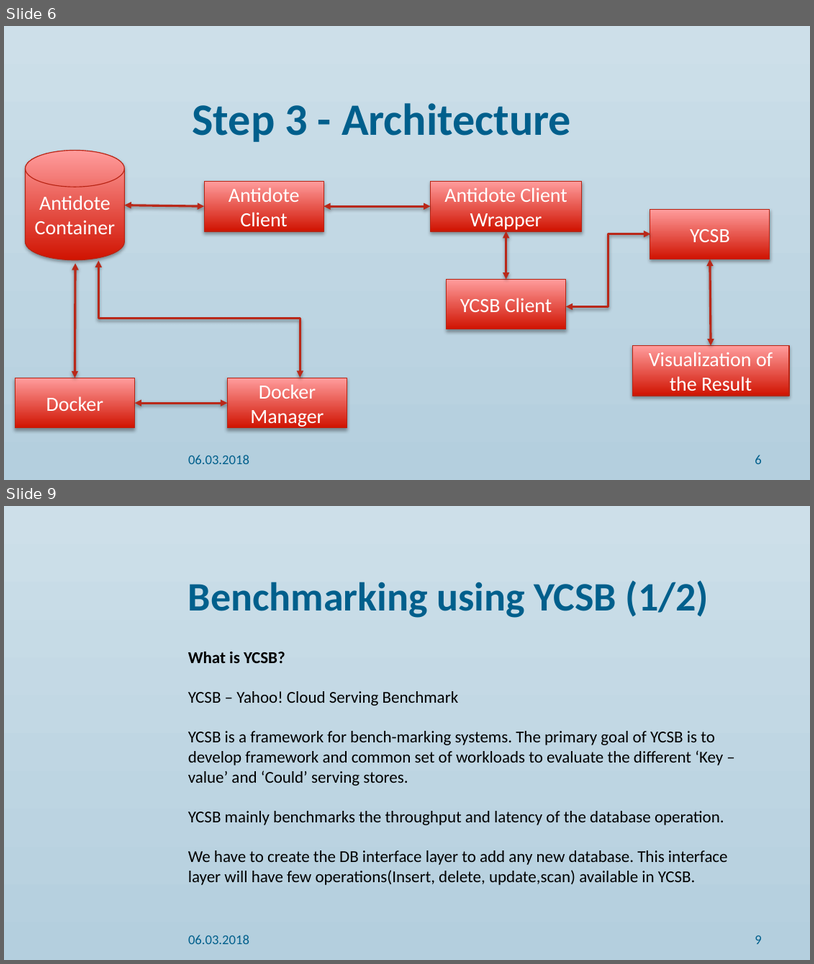
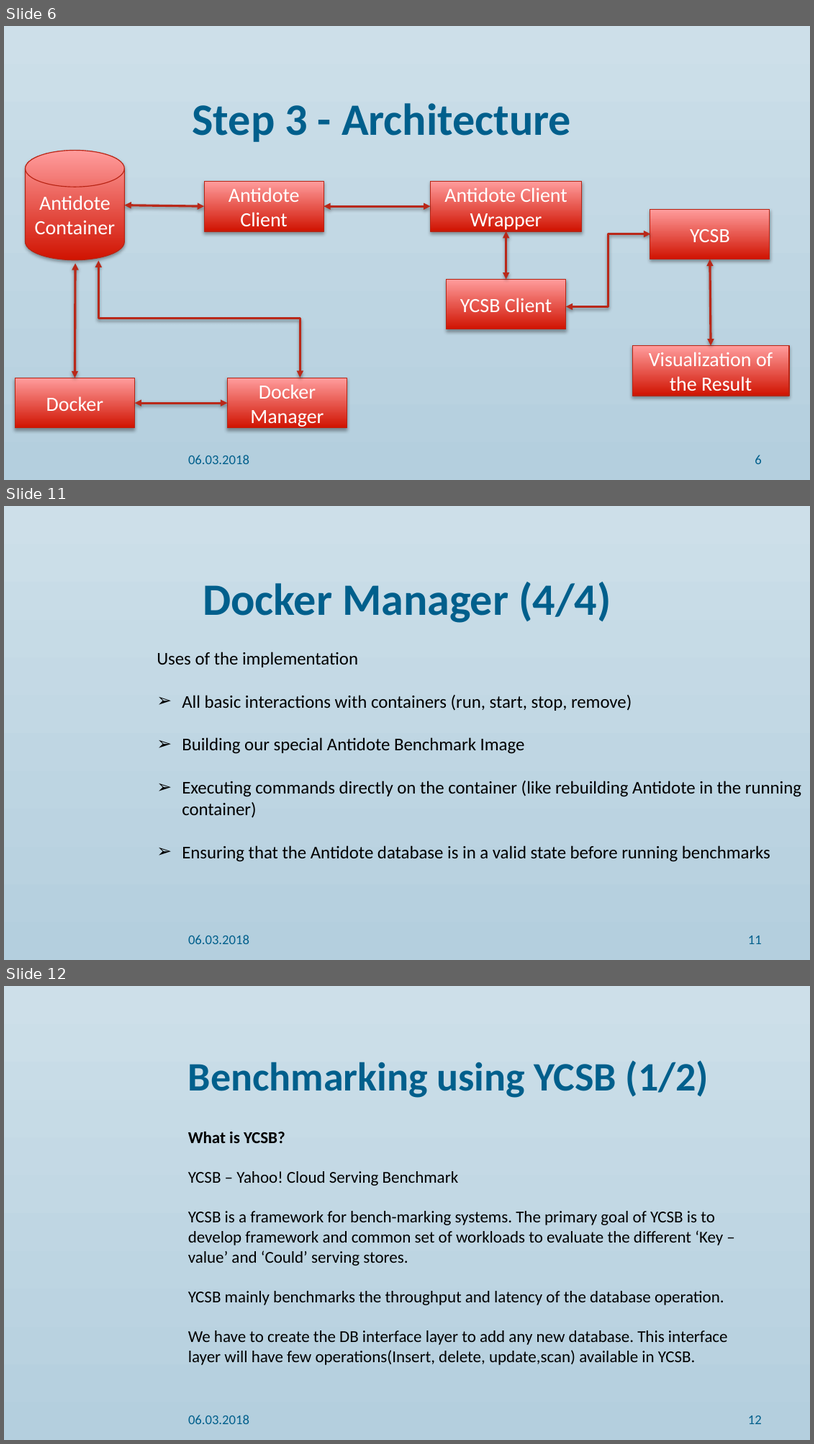
Before and after one commit to alkascaria/7_project4_antidote_benchmarks, a slide deck: Final Presentation/final presentation ppt.pptx. Shown one above the other, each under a label of ours: slides 6 and 9 before the commit, slides 6, 11 and 12 after it; the slides between them are not shown. The pictures are 814x964 and 814x1444 pixels, drawn with LibreOffice and Linux fonts; fonts in the diff are those of the drawing; background and template pictures are left out. Boxes give left, top, right and bottom in pixels: in the first picture for what was removed or moved away, otherwise in the second. Text is boxed around its words. In the diff, an @@ line names an element or a change of style, - is before the commit and + after.

```diff
--- a/Final Presentation/final presentation ppt.pptx
+++ b/Final Presentation/final presentation ppt.pptx
@@ slide 11 added at (4,506,810,960), background gradient #CDDFE9 to #B4CFDE @@
@@ title added at (203,582,611,623), 40 pt, text #005F8C, bold @@
+Docker Manager (4/4)
@@ subtitle added at (157,651,802,862), 16 pt, text #000000 @@
+Uses of the implementation
+➢ All basic interactions with containers (run, start, stop, remove)
+➢ Building our special Antidote Benchmark Image
+➢ Executing commands directly on the container (like rebuilding Antidote in the running container)
+➢ Ensuring that the Antidote database is in a valid state before running benchmarks
@@ text added at (188,934,250,944), 12 pt, text #005F8C @@
+06.03.2018
@@ page number added at (748,935,762,944), 12 pt, text #005F8C @@
+11
@@ what was slide 9 is now slide 12 @@
@@ page number at (748,1415,762,1424): text changed @@
-9
+12
```
Also in this commit, not shown: 4 slides changed, 2 other slides added.
